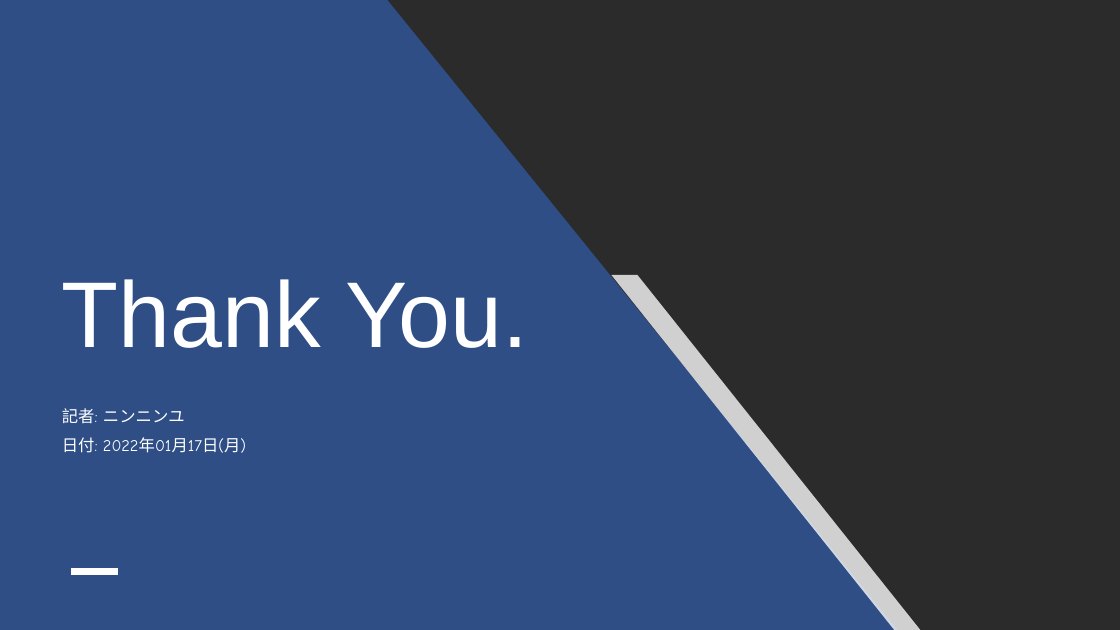
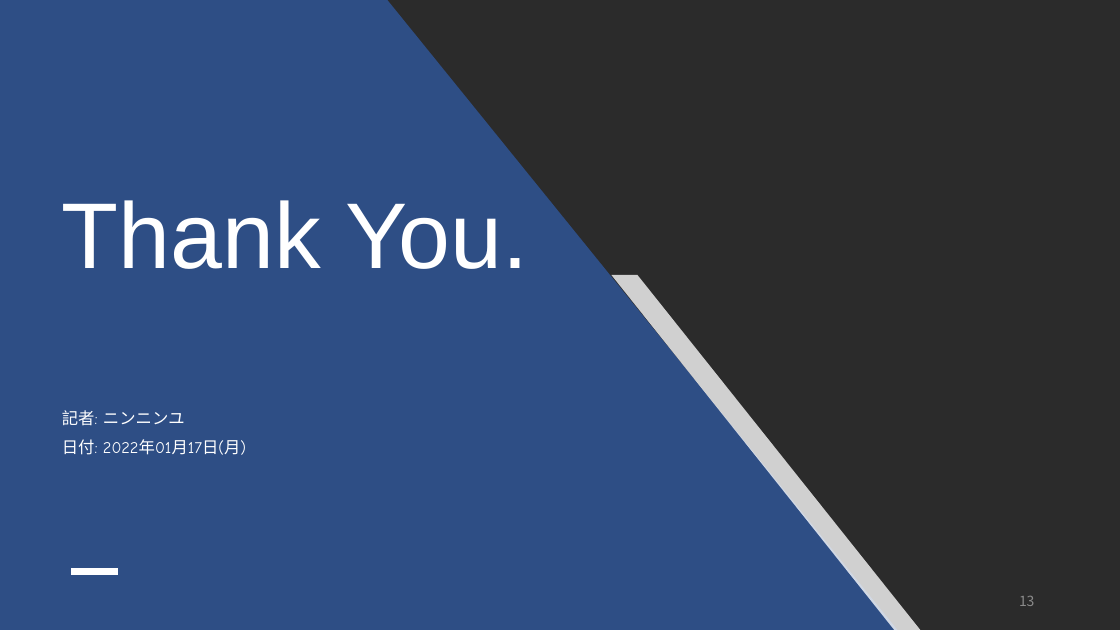
Before and after one commit to hninhnin95/webrtc-skyway, a slide deck: slide 13 of doc/勉強会_WebRTC_SkyWay.pptx. Drawn at 1120x630 pixels with LibreOffice and Linux fonts; fonts in the diff are those of the drawing; background and template pictures are left out; a plain dark background stands for a picture behind light text. Boxes give left, top, right and bottom in pixels: in the first picture for what was removed or moved away, otherwise in the second. Text is boxed around its words. In the diff, an @@ line names an element or a change of style, - is before the commit and + after.

```diff
--- a/doc/勉強会_WebRTC_SkyWay.pptx
+++ b/doc/勉強会_WebRTC_SkyWay.pptx
@@ text "Thank You.": place and size @@
-text "Thank You." at (62,279,528,348)
+text "Thank You." at (62,200,528,269)
@@ page number added at (1019,596,1035,606), 12 pt, text #8C8C8C @@
+13
```
Also in this commit, not shown: 12 other slides changed.
